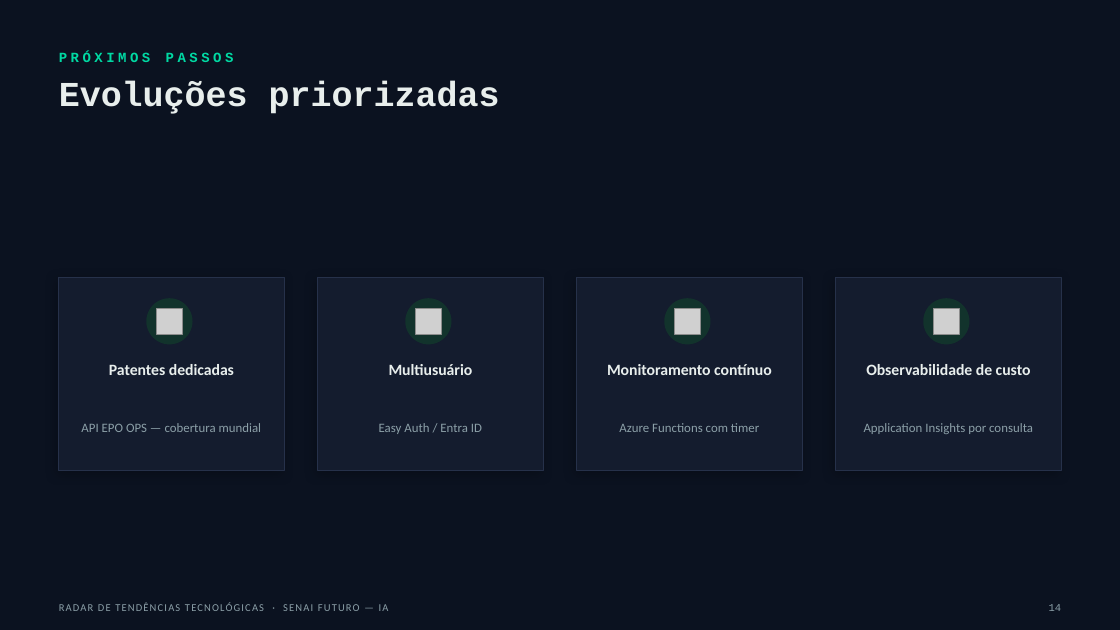
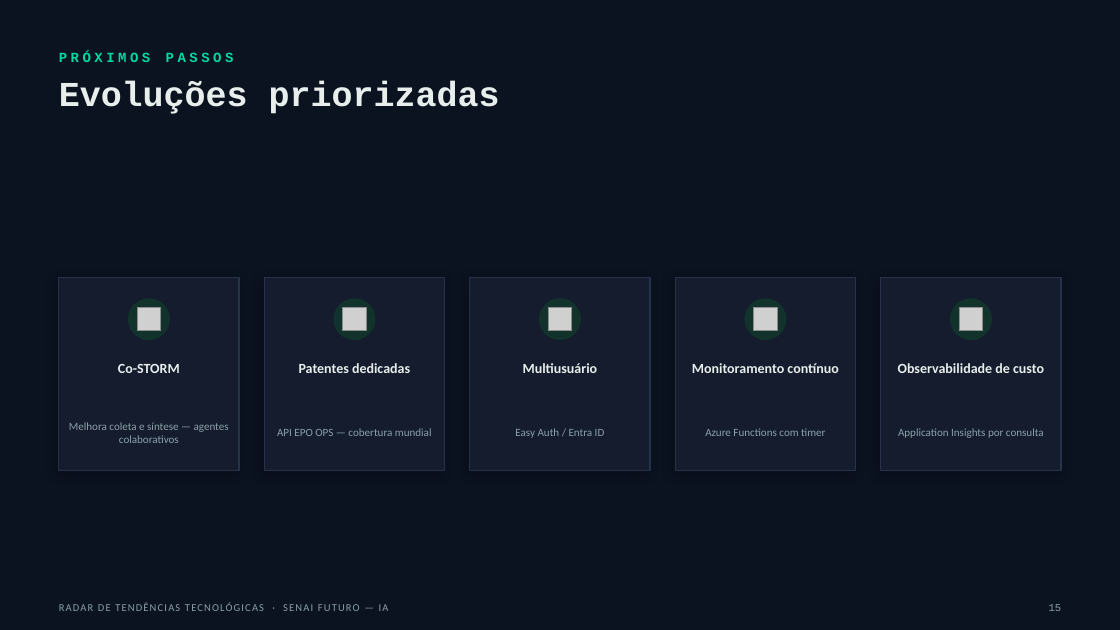
Before and after one commit to Carlosaaajr/radar-tendencias-tecnologicas, a slide deck: slide 15 of docs/apresentacao/radar-tendencias-apresentacao.pptx (slide 14 before the commit). Drawn at 1120x630 pixels with LibreOffice and Linux fonts; fonts in the diff are those of the drawing; grey boxes stand for pictures. Boxes give left, top, right and bottom in pixels: in the first picture for what was removed or moved away, otherwise in the second. Text is boxed around its words. In the diff, an @@ line names an element or a change of style, - is before the commit and + after.

Commit message:
docs: record industrial-scope fix and Co-STORM roadmap in review + deck
Documents the industrial_scope.py finding/mitigation as its own critical
review entry (6th known bias) and expands the Co-STORM roadmap item from
"guided exploration UX" to explicitly cover both collection and
synthesis improvement, consistently across critical-review.md,
arguicao.md and criterios-avaliacao.md.

Presentation deck: adds Co-STORM as a 5th card on the "Evoluções
priorizadas" slide (it was the #1 priority in every written doc but
absent from the deck itself).

```diff
--- a/docs/apresentacao/radar-tendencias-apresentacao.pptx
+++ b/docs/apresentacao/radar-tendencias-apresentacao.pptx
@@ rectangle: place and size @@
-rectangle at <box>59,277,284,471</box>
+rectangle at <box>59,277,239,471</box>
@@ ellipse: place and size @@
-ellipse at <box>146,298,192,344</box>
+ellipse at <box>128,298,170,340</box>
@@ rectangle: place and size @@
-rectangle at <box>318,277,543,471</box>
+rectangle at <box>265,277,445,471</box>
@@ ellipse: place and size @@
-ellipse at <box>405,298,451,344</box>
+ellipse at <box>334,298,376,340</box>
@@ rectangle added at <box>470,277,650,471</box>, fill #141C2E, outline #26314A 1 pt @@
@@ ellipse added at <box>539,298,581,340</box>, fill #12332C @@
@@ rectangle: place and size @@
-rectangle at <box>577,277,802,471</box>
+rectangle at <box>676,277,856,471</box>
@@ ellipse: place and size @@
-ellipse at <box>665,298,711,344</box>
+ellipse at <box>744,298,786,340</box>
@@ rectangle: place and size @@
-rectangle at <box>836,277,1061,471</box>
+rectangle at <box>881,277,1062,471</box>
@@ ellipse: place and size @@
-ellipse at <box>923,298,970,344</box>
+ellipse at <box>950,298,992,340</box>
@@ picture added at <box>137,308,160,331</box> @@
@@ picture: place and size @@
-picture at <box>156,308,182,334</box>
+picture at <box>343,308,366,331</box>
@@ picture: place and size @@
-picture at <box>416,308,442,334</box>
+picture at <box>549,308,572,331</box>
@@ picture: place and size @@
-picture at <box>675,308,701,334</box>
+picture at <box>754,308,777,331</box>
@@ picture: place and size @@
-picture at <box>933,308,960,334</box>
+picture at <box>960,308,983,331</box>
@@ text added at <box>118,364,180,373</box>, 12 pt, text #E8EEEC, bold @@
+Co-STORM
@@ size 13.5 to 12 pt in 4 elements at <box>898,363,1044,373</box>, <box>692,363,838,373</box>, <box>523,363,598,373</box>, <box>299,363,410,373</box> @@
@@ text "Patentes dedicadas": place and size @@
-text "Patentes dedicadas" at <box>109,364,234,375</box>
+text "Patentes dedicadas" at <box>299,363,410,373</box>
@@ text "Multiusuário": place and size @@
-text "Multiusuário" at <box>389,364,473,375</box>
+text "Multiusuário" at <box>523,363,598,373</box>
@@ text "Monitoramento contínuo": place and size @@
-text "Monitoramento contínuo" at <box>607,364,772,375</box>
+text "Monitoramento contínuo" at <box>692,363,838,373</box>
@@ text "Observabilidade de custo": place and size @@
-text "Observabilidade de custo" at <box>866,364,1031,375</box>
+text "Observabilidade de custo" at <box>898,363,1044,373</box>
@@ size 11 to 9.5 pt in 4 elements at <box>898,428,1044,438</box>, <box>705,428,825,436</box>, <box>515,428,605,438</box>, <box>277,428,432,436</box> @@
@@ text "API EPO OPS — cobertura ...": place and size @@
-text "API EPO OPS — cobertura ..." at <box>81,423,262,432</box>
+text "API EPO OPS — cobertura ..." at <box>277,428,432,436</box>
@@ text "Easy Auth / Entra ID": place and size @@
-text "Easy Auth / Entra ID" at <box>379,423,482,434</box>
+text "Easy Auth / Entra ID" at <box>515,428,605,438</box>
@@ text "Azure Functions com timer": place and size @@
-text "Azure Functions com timer" at <box>619,423,759,432</box>
+text "Azure Functions com timer" at <box>705,428,825,436</box>
@@ text "Application Insights por consulta": place and size @@
-text "Application Insights por consulta" at <box>864,423,1033,434</box>
+text "Application Insights por consulta" at <box>898,428,1044,438</box>
@@ text added at <box>69,422,229,443</box>, 9.5 pt, text #8CA0A8 @@
+Melhora coleta e síntese — agentes colaborativos
@@ text at <box>1049,604,1062,611</box>: text changed @@
-14
+15
```
Also in this commit, not shown: 4 other slides changed, 1 slide added, 4 other files.
